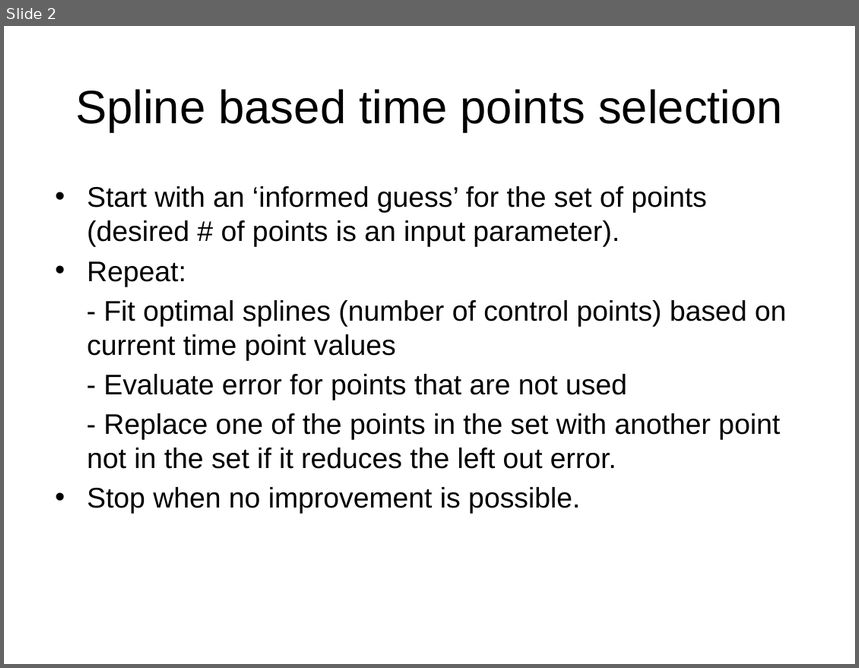
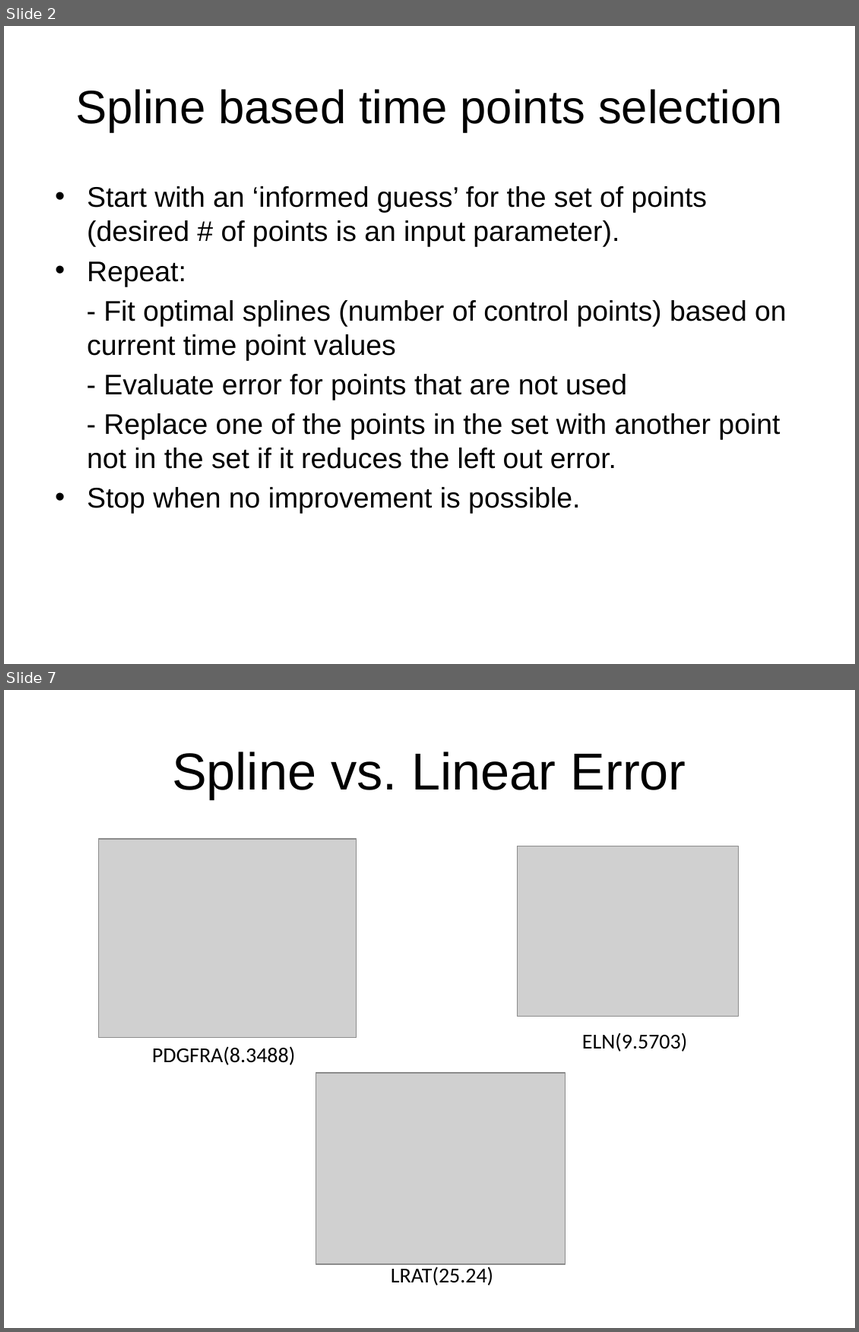
Before and after one commit to emresefer/geneexpress, a slide deck: presentation/NIH-07-15.pptx. Shown one above the other, each under a label of ours: slide 2 before the commit, slides 2 and 7 after it; the slides between them are not shown. The pictures are 859x668 and 859x1332 pixels, drawn with LibreOffice and Linux fonts; fonts in the diff are those of the drawing; grey boxes stand for pictures. Boxes give left, top, right and bottom in pixels: in the first picture for what was removed or moved away, otherwise in the second. Text is boxed around its words. In the diff, an @@ line names an element or a change of style, - is before the commit and + after.

```diff
--- a/presentation/NIH-07-15.pptx
+++ b/presentation/NIH-07-15.pptx
@@ slide 7 added at [4, 690, 855, 1328], background #FFFFFF @@
@@ title added at [172, 752, 686, 799], 44 pt, text #000000 @@
+Spline vs. Linear Error
@@ picture added at [98, 839, 357, 1037] @@
@@ picture added at [517, 846, 739, 1016] @@
@@ text added at [152, 1046, 295, 1065], 18 pt, text #000000 @@
+PDGFRA(8.3488)
@@ text added at [582, 1033, 687, 1052], 18 pt, text #000000 @@
+ELN(9.5703)
@@ picture added at [316, 1073, 565, 1265] @@
@@ text added at [391, 1265, 493, 1286], 18 pt, text #000000 @@
+LRAT(25.24)
```
Also in this commit, not shown: 9 other slides added, 1 slide removed, 4 other files.
